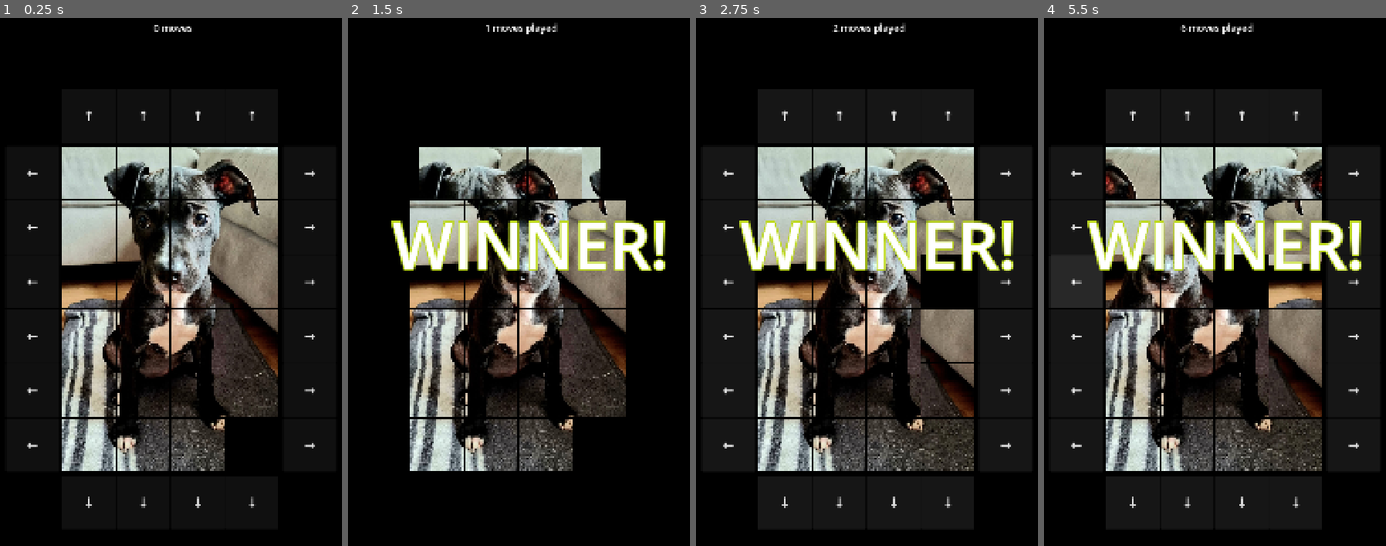
Above: before the commit, frames 1-4 (left to right).
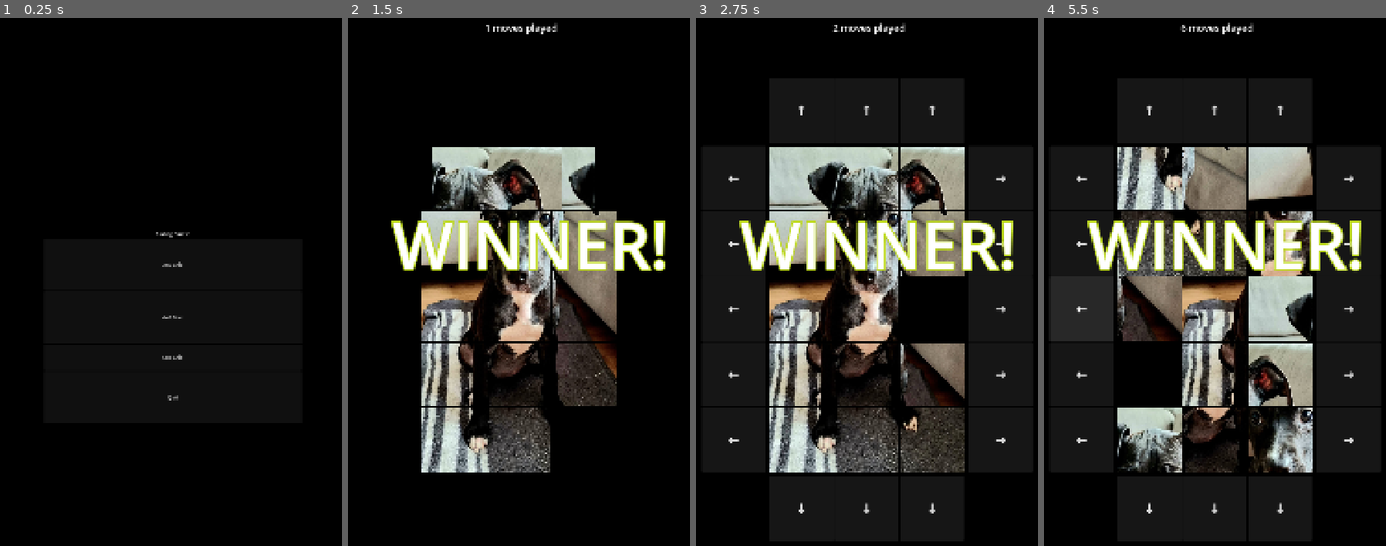
Above: after the commit, the same moments.

Repository: opensourceame/slider
Game: Godot game, scene res://scenes/MainMenu.tscn
The game is run twice, just before and just after one commit, with the same random seed, the same clock (stepped at 60 frames per second) and the same inputs. Before the commit the project starts from res://scenes/Game.tscn.
Inputs (mouse positions are in pixels of both pictures, inside the frame that each line leads up to):
- Up to frame 1 (0.25 s): no input
- Up to frame 2 (1.5 s): click (522, 266) at 0.5 s, where only the run after the commit has a clickable "3x5 Grid"; click "←" at 1.25 s
- Up to frame 3 (2.75 s): tap Enter (ui_accept) at 2, 2.27 s; move the mouse to (945, 297) at 2.02 s; click (945, 297) at 2.17 s
- Up to frame 4 (5.5 s): click "→" at 2.75 s; click "←" at 3.5 s; click "→" at 4.25 s; click "←" at 5 s

The runs differ from the first frame. In frame 1, 27% of the frame differs, in the area x 7-93%, y 1-93%; in frame 2, 16%; in frame 3, 17%; in frame 4, 30%, in the area x 2-93%, y 16-94%.

Commit message:
add multiple game options on start

Diff:
--- a/project.godot
+++ b/project.godot
@@ -11,9 +11,14 @@
 [application]
 
 config/name="Sliding Puzzle"
-run/main_scene="uid://bjh2x8d3wfn8q"
+run/main_scene="uid://coi6v8d2wfn8q"
 config/features=PackedStringArray("4.6", "Forward Plus")
 config/icon="res://icon.svg"
+run/settings/orientation=1
+
+[autoload]
+
+GameState="*res://scripts/GameState.gd"
 
 [display]
 
@@ -26,6 +31,12 @@
 window/size/viewport_width=1080
 window/size/viewport_height=1920
 window/stretch/mode="canvas_items"
+
+[android]
+
+display/orientation=1
+screen/orientation=1
+permissions/android:name="android.permission.WRITE_EXTERNAL_STORAGE"
 
 [physics]
 
--- a/scenes/MainMenu.tscn
+++ b/scenes/MainMenu.tscn
@@ -4,10 +4,21 @@
 script/source = "extends Control
 
 func _ready():
-	$VBoxContainer/StartButton.pressed.connect(_on_start_pressed)
+	$VBoxContainer/Grid3x5Button.pressed.connect(_on_grid_3x5_pressed)
+	$VBoxContainer/Grid4x6Button.pressed.connect(_on_grid_4x6_pressed)
+	$VBoxContainer/Grid5x8Button.pressed.connect(_on_grid_5x8_pressed)
 	$VBoxContainer/QuitButton.pressed.connect(_on_quit_pressed)
 
-func _on_start_pressed():
+func _on_grid_3x5_pressed():
+	GameState.set_grid_size(Vector2i(3, 5))
+	get_tree().change_scene_to_file(\"res://scenes/Game.tscn\")
+
+func _on_grid_4x6_pressed():
+	GameState.set_grid_size(Vector2i(4, 6))
+	get_tree().change_scene_to_file(\"res://scenes/Game.tscn\")
+
+func _on_grid_5x8_pressed():
+	GameState.set_grid_size(Vector2i(5, 8))
 	get_tree().change_scene_to_file(\"res://scenes/Game.tscn\")
 
 func _on_quit_pressed():
@@ -31,9 +42,9 @@
 anchor_right = 0.5
 anchor_bottom = 0.5
 offset_left = -100.0
-offset_top = -75.0
+offset_top = -125.0
 offset_right = 100.0
-offset_bottom = 75.0
+offset_bottom = 125.0
 grow_horizontal = 2
 grow_vertical = 2
 
@@ -42,10 +53,22 @@
 text = "Sliding Puzzle"
 horizontal_alignment = 1
 
-[node name="StartButton" type="Button" parent="VBoxContainer" unique_id=544182589]
+[node name="Grid3x5Button" type="Button" parent="VBoxContainer" unique_id=544182589]
+custom_minimum_size = Vector2(800, 160)
 layout_mode = 2
-text = "Start Game"
+text = "3x5 Grid"
+
+[node name="Grid4x6Button" type="Button" parent="VBoxContainer" unique_id=544182590]
+custom_minimum_size = Vector2(800, 160)
+layout_mode = 2
+text = "4x6 Grid"
+
+[node name="Grid5x8Button" type="Button" parent="VBoxContainer" unique_id=544182591]
+custom_minimum_size = Vector2(400, 80)
+layout_mode = 2
+text = "5x8 Grid"
 
 [node name="QuitButton" type="Button" parent="VBoxContainer" unique_id=842992540]
+custom_minimum_size = Vector2(800, 160)
 layout_mode = 2
 text = "Quit"
--- a/scripts/GameManager.gd
+++ b/scripts/GameManager.gd
@@ -11,8 +11,10 @@
 enum State { PLAYING, WON }
 const BOARD_MARGIN=40 # pixels
 
-var grid_size = Vector2i(4, 6)
+var grid_size = Vector2i(3, 5)
 #var grid_size = Vector2i(2,3)
+
+
 var source_image: ImageTexture
 var image_pieces: Array[Texture2D] = []
 var tile_size = 120
@@ -30,6 +32,7 @@
 var current_state : int = State.PLAYING
 
 func _ready():
+	grid_size = GameState.get_grid_size()
 	empty_position = Vector2i(grid_size.x - 1, grid_size.y - 1)
 
 	# Calculate tile size to fit viewport
@@ -47,8 +50,10 @@
 	load_and_split_image()
 	create_styles()
 	initialize_grid()
-	#randomize_grid()
 	setup_tiles()
+
+	await get_tree().create_timer(3.0).timeout
+	randomize_grid()
 
 	print("READY")
 
--- /dev/null
+++ b/scripts/GameState.gd
@@ -0,0 +1,9 @@
+extends Node
+
+var grid_size: Vector2i = Vector2i(3, 5)
+
+func set_grid_size(size: Vector2i):
+	grid_size = size
+
+func get_grid_size() -> Vector2i:
+	return grid_size
Not shown, changed: export_presets.cfg
Not shown, added: scripts/GameState.gd.uid
